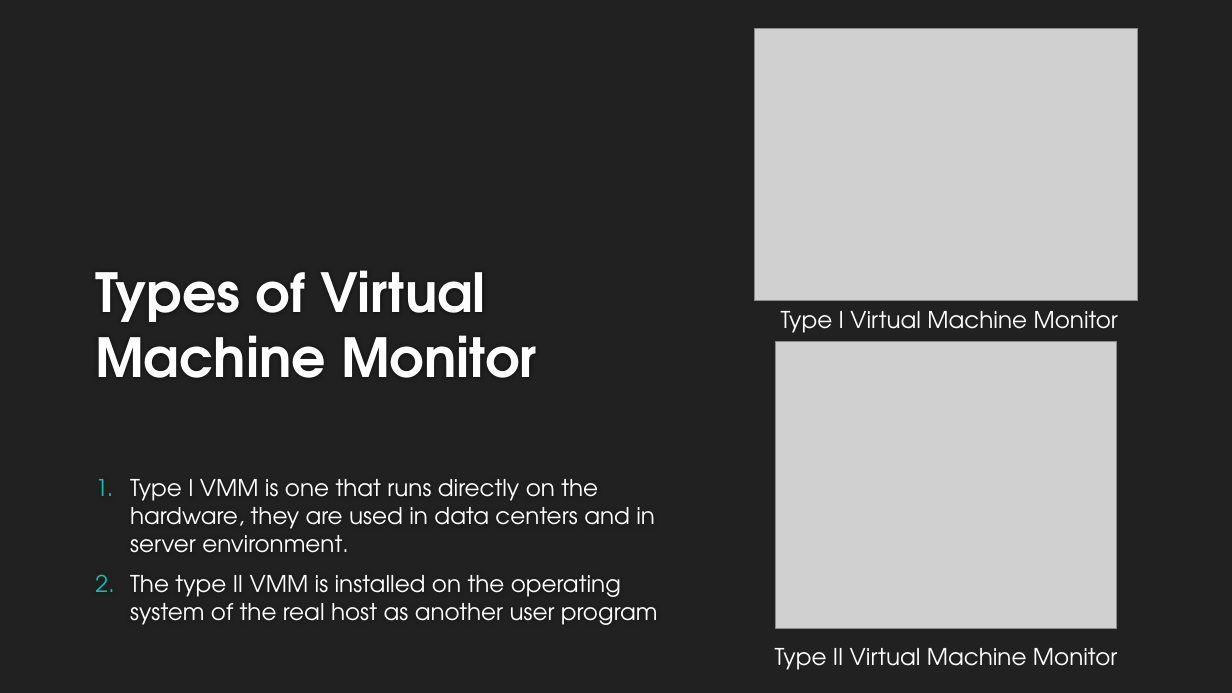
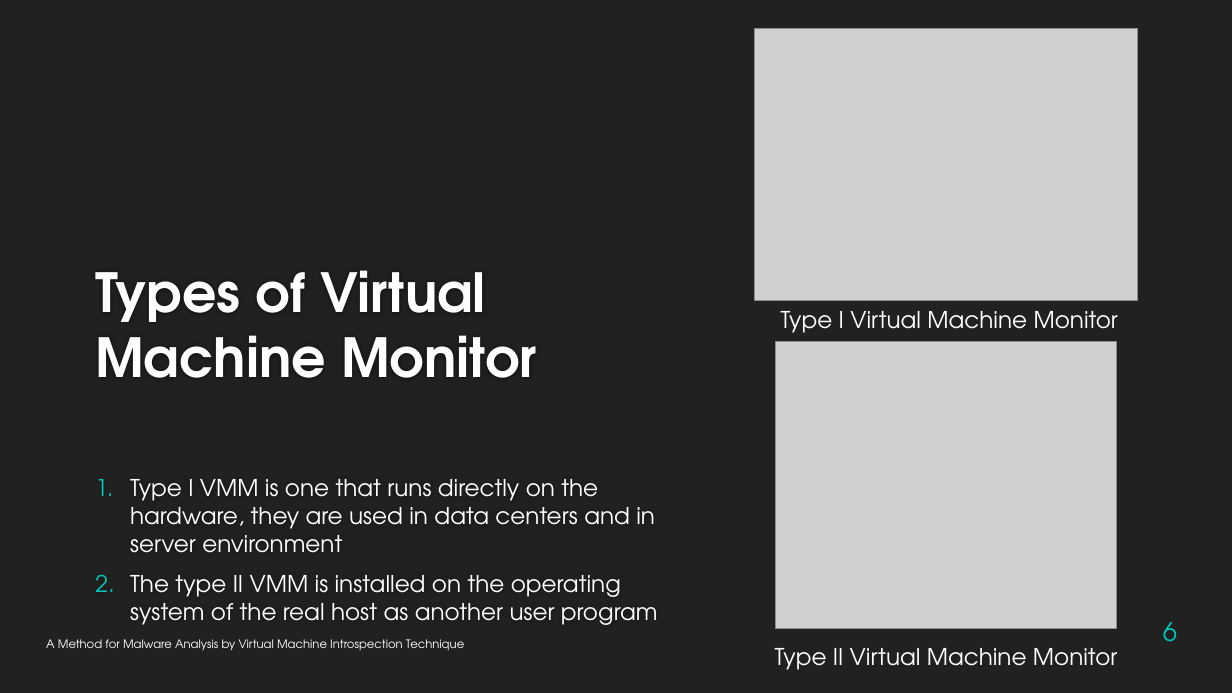
Before and after one commit to KiRiLldrs/academic-fundamentals, a slide deck: slide 6 of lab3 V2.pptx. Drawn at 1232x693 pixels with LibreOffice and Linux fonts; fonts in the diff are those of the drawing; grey boxes stand for pictures; background and template pictures are left out. Boxes give left, top, right and bottom in pixels: in the first picture for what was removed or moved away, otherwise in the second. Text is boxed around its words. In the diff, an @@ line names an element or a change of style, - is before the commit and + after.

```diff
--- a/lab3 V2.pptx
+++ b/lab3 V2.pptx
@@ text at [130, 479, 655, 553]: text changed @@
-1. Type I VMM is one that runs directly on the hardware, they are used in data centers and in server environment.
+1. Type I VMM is one that runs directly on the hardware, they are used in data centers and in server environment
@@ page number added at [1163, 622, 1177, 642], 20 pt, text #00C6BB @@
+6
@@ text added at [46, 639, 464, 650], 9 pt, text #FFFFFF @@
+A Method for Malware Analysis by Virtual Machine Introspection Technique
```
Also in this commit, not shown: 12 other slides changed.
